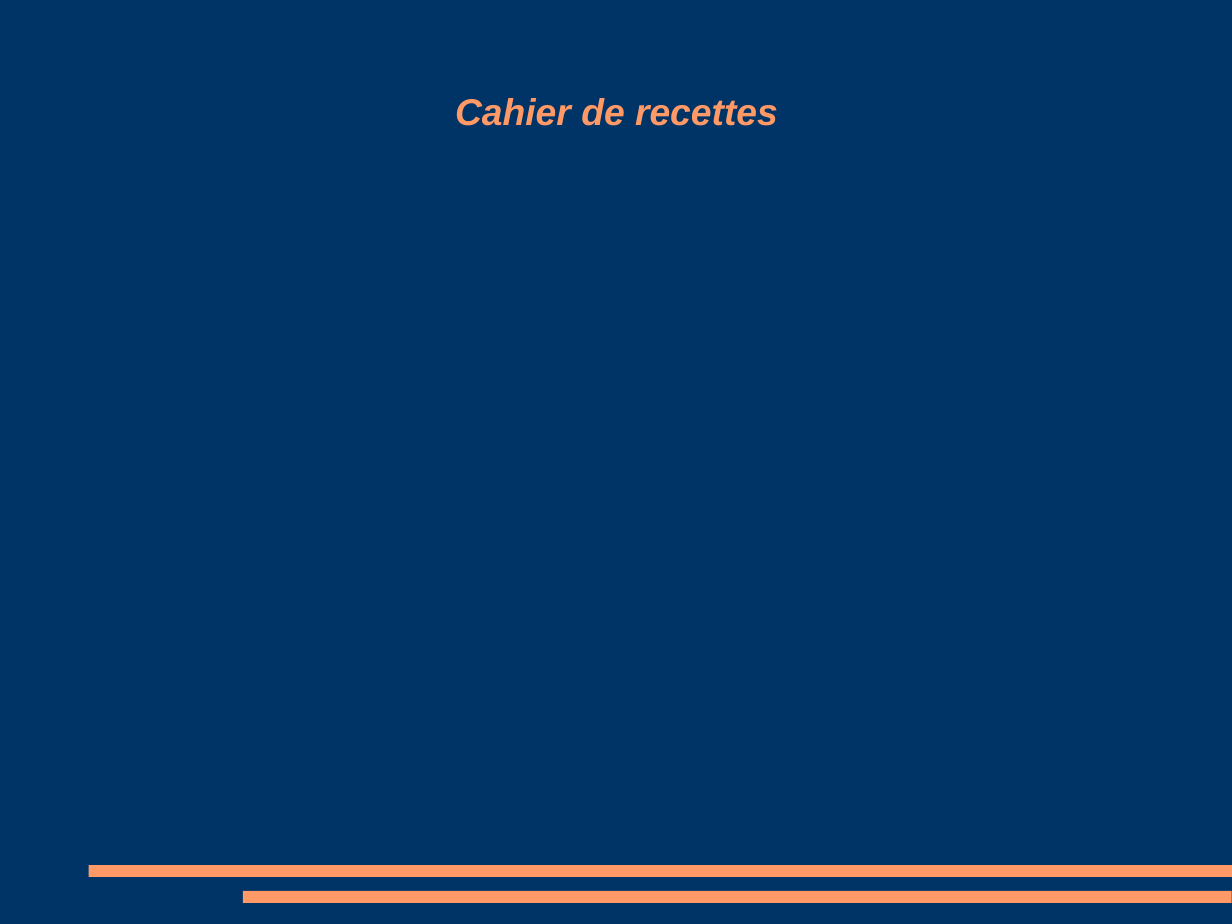
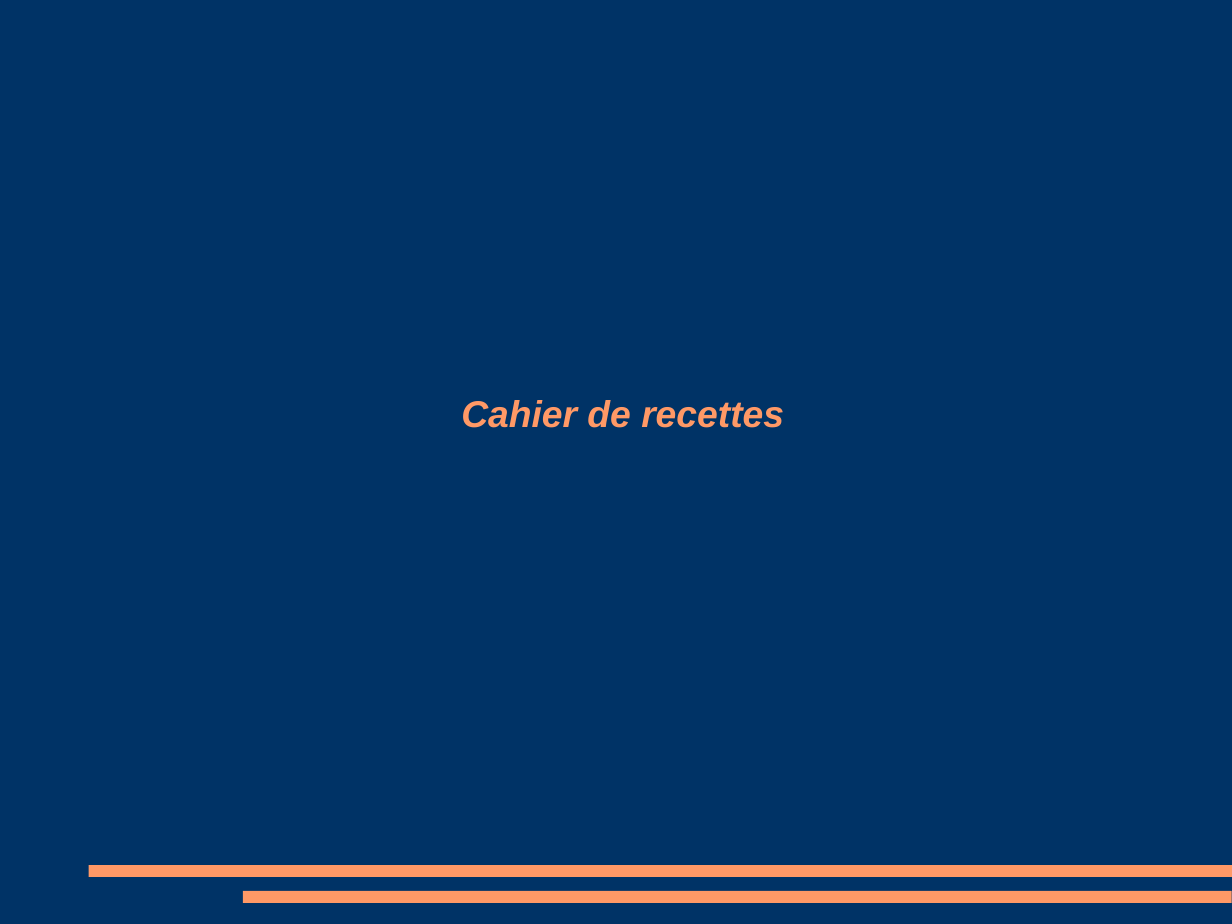
Before and after one commit to david51-ocr/Projet-Optimisation, a slide deck: slide 1 of Cahier de recette.ppt. Drawn at 1232x924 pixels with LibreOffice and Linux fonts; fonts in the diff are those of the drawing. Boxes give left, top, right and bottom in pixels: in the first picture for what was removed or moved away, otherwise in the second. Text is boxed around its words. In the diff, an @@ line names an element or a change of style, - is before the commit and + after.

```diff
--- a/Cahier de recette.ppt
+++ b/Cahier de recette.ppt
@@ title "Cahier de recettes": place and size @@
-title "Cahier de recettes" at (455,98,778,126)
+title "Cahier de recettes" at (461,400,784,428)
```
Also in this commit, not shown: 5 other slides changed, 2 other files.
